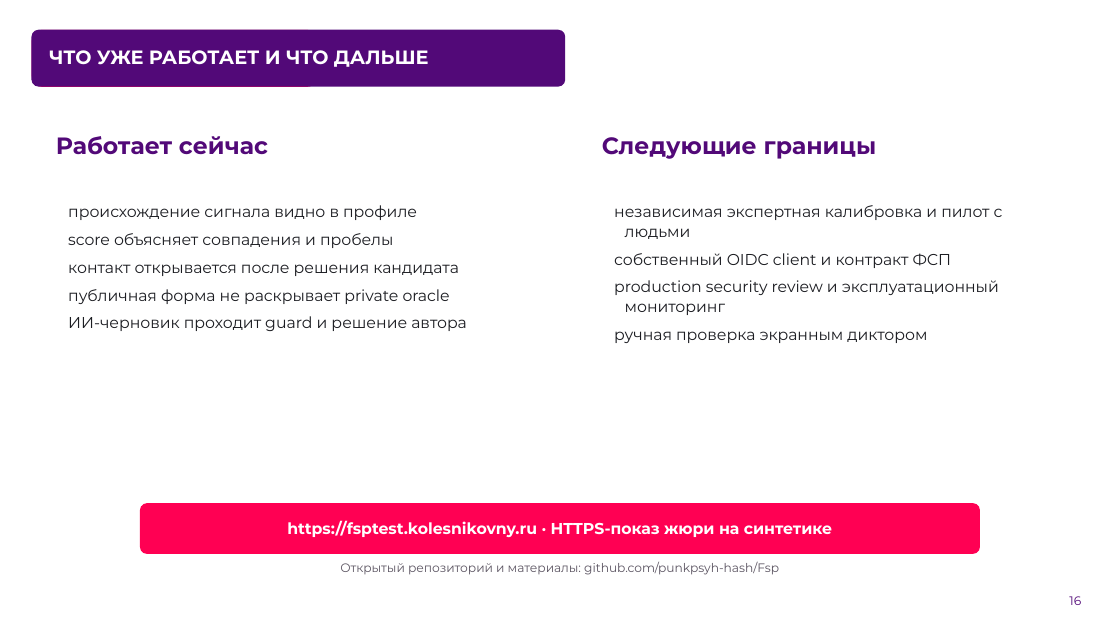
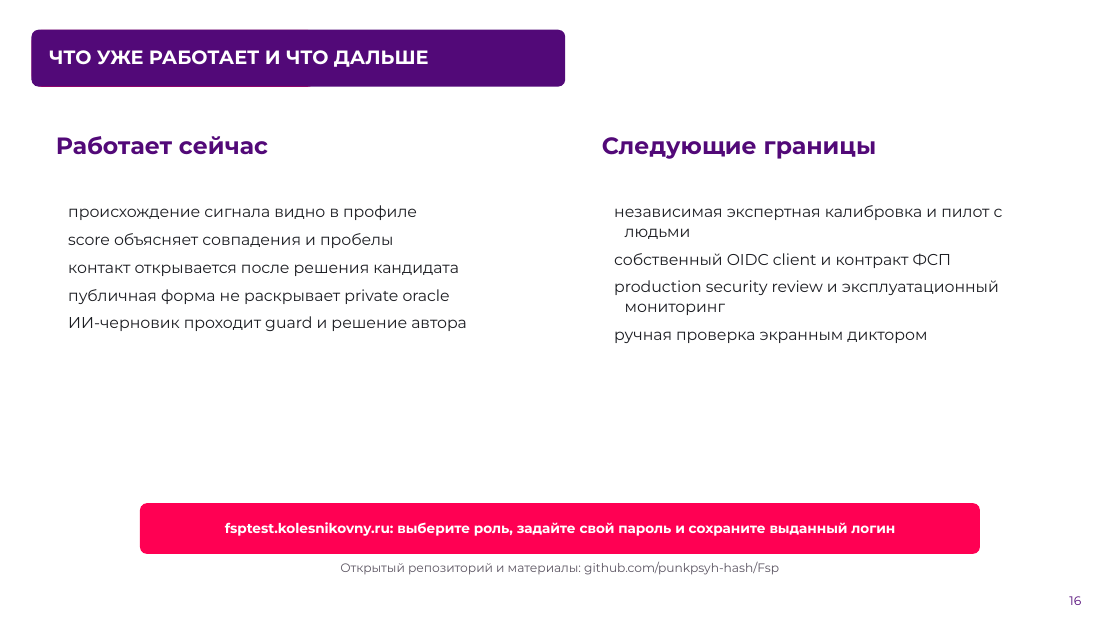
Before and after one commit to punkpsyh-hash/Fsp, a slide deck: slide 16 of docs/delivery/fsp-lct-2026.pptx. Drawn at 1120x630 pixels with LibreOffice and Linux fonts; fonts in the diff are those of the drawing; background and template pictures are left out. Boxes give left, top, right and bottom in pixels: in the first picture for what was removed or moved away, otherwise in the second. Text is boxed around its words. In the diff, an @@ line names an element or a change of style, - is before the commit and + after.

```diff
--- a/docs/delivery/fsp-lct-2026.pptx
+++ b/docs/delivery/fsp-lct-2026.pptx
@@ text at (225, 522, 895, 536): text changed; size 13.5 to 11.6 pt @@
-https://fsptest.kolesnikovny.ru · HTTPS-показ жюри на синтетике
+fsptest.kolesnikovny.ru: выберите роль, задайте свой пароль и сохраните выданный логин
```
Also in this commit, not shown: 5 other slides changed, 56 other files.
